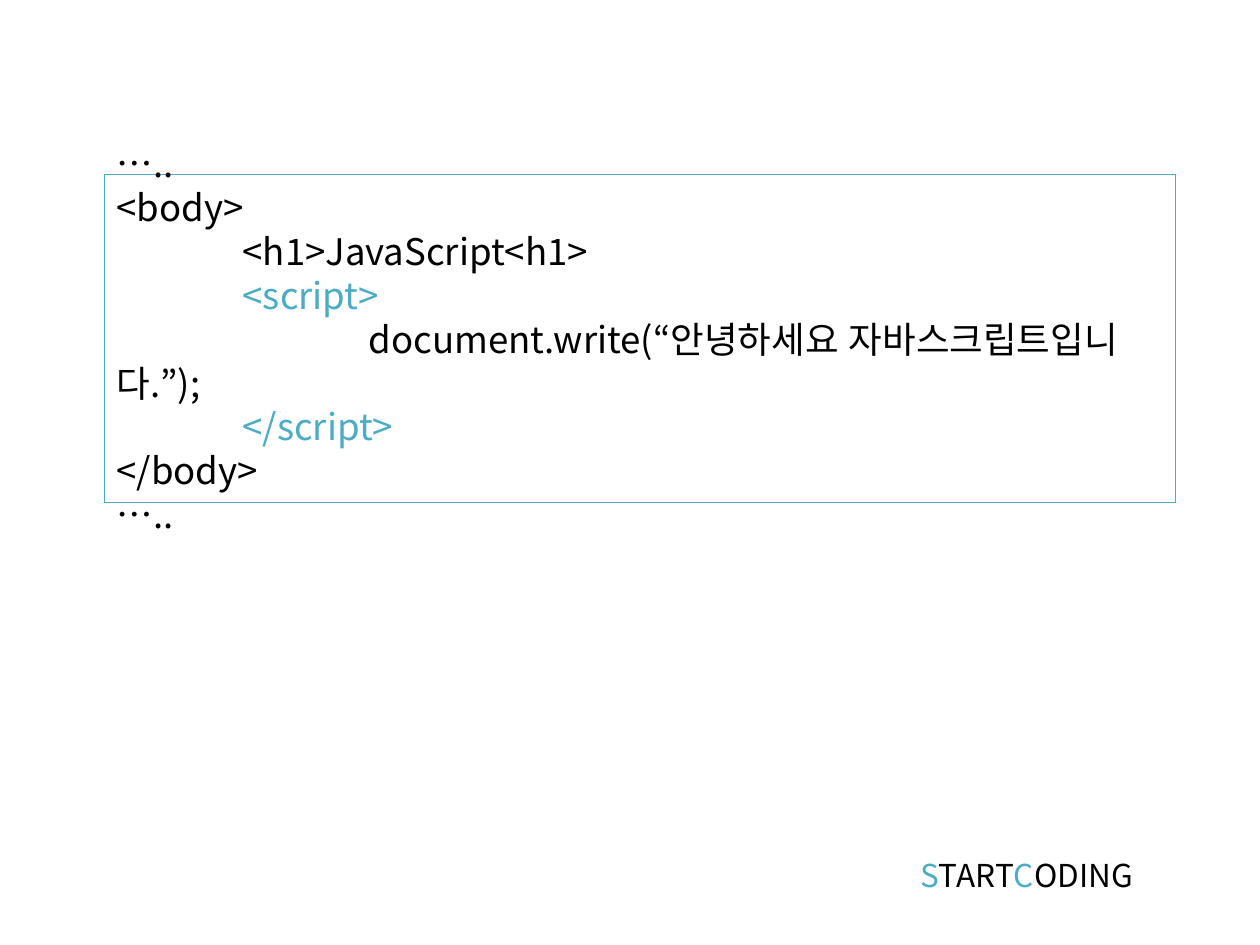
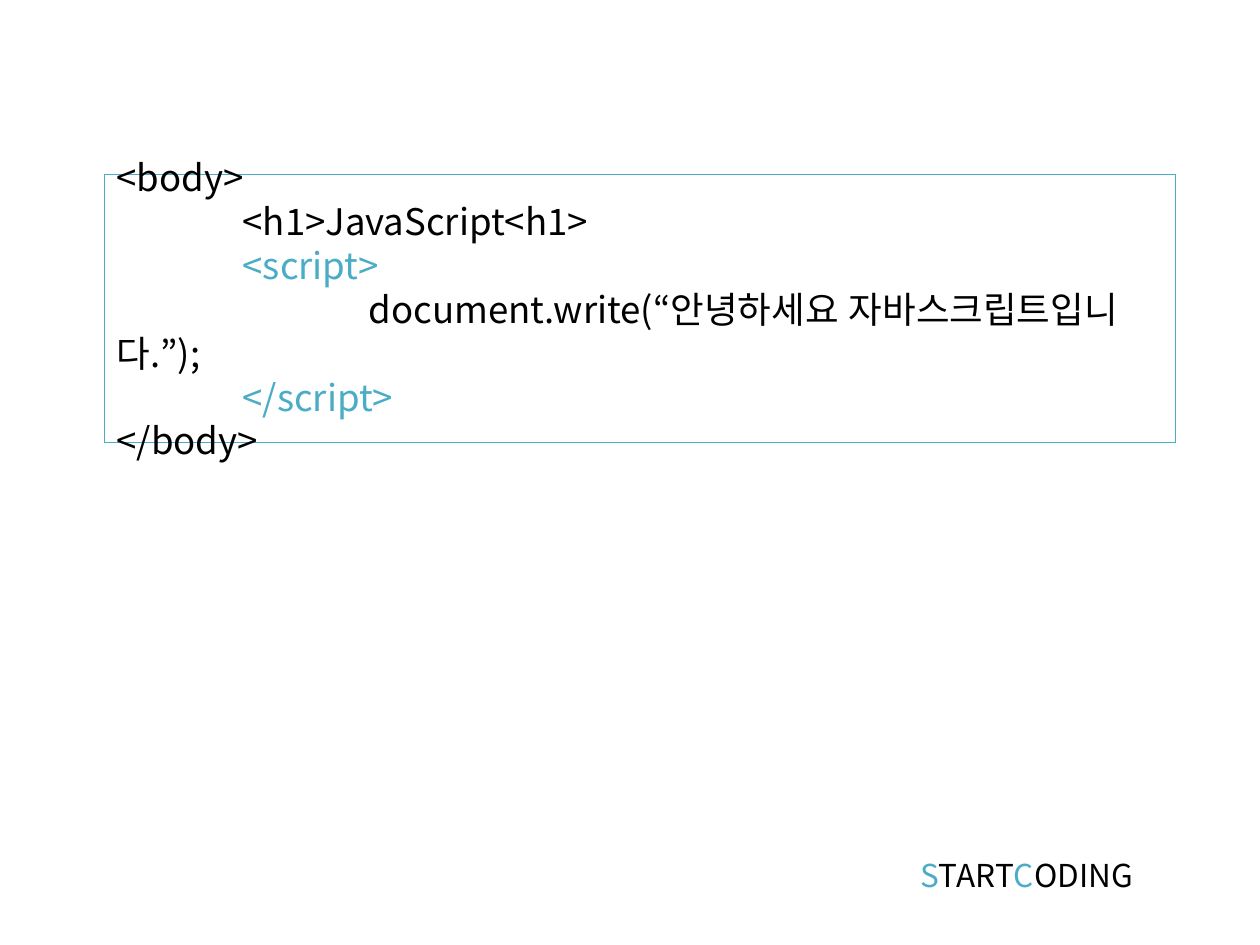
Before and after one commit to kwonkijun/web, a slide deck: slide 3 of 프론트엔드기초(PPT)/JAVASCRIPT 2강_시작하기.pptx. Drawn at 1260x945 pixels with LibreOffice and Linux fonts; fonts in the diff are those of the drawing. Boxes give left, top, right and bottom in pixels: in the first picture for what was removed or moved away, otherwise in the second. Text is boxed around its words. In the diff, an @@ line names an element or a change of style, - is before the commit and + after.

```diff
--- a/프론트엔드기초(PPT)/JAVASCRIPT 2강_시작하기.pptx
+++ b/프론트엔드기초(PPT)/JAVASCRIPT 2강_시작하기.pptx
@@ text in rectangle at (105, 175, 1176, 444): paragraph removed @@
-…..
@@ text in rectangle at (105, 175, 1176, 444): paragraph removed @@
-…..
@@ rectangle "<body>": place and size @@
-rectangle "<body>" at (105, 175, 1176, 503)
+rectangle "<body>" at (105, 175, 1176, 444)
```
Also in this commit, not shown: 2 other slides changed, 2 slides removed, 29 other files.
